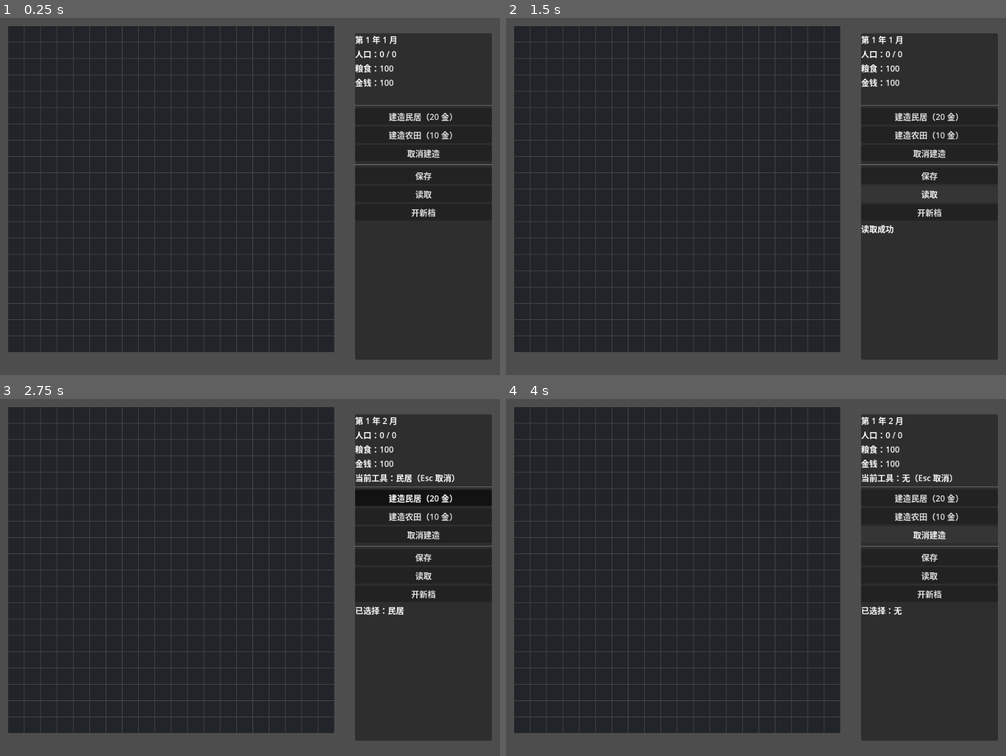
Above: before the commit, frames 1-4 (two rows, left to right).
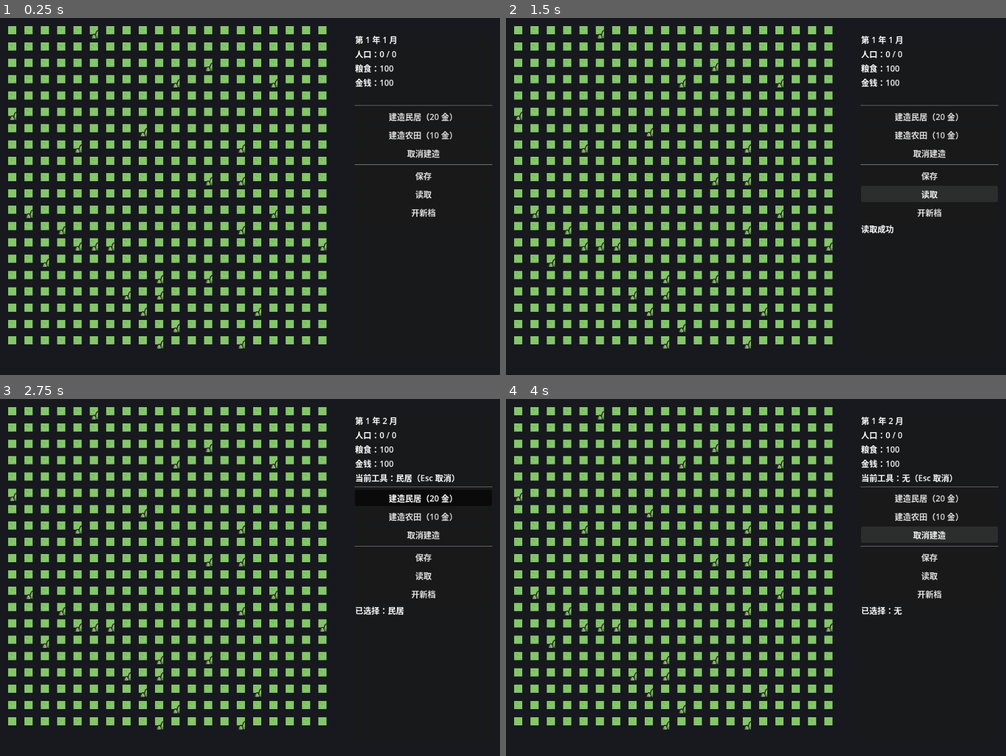
Above: after the commit, the same moments.

Repository: kreator666/tiny
Game: Godot game, scene res://scenes/main.tscn
Two runs of this game, one before a commit and one after it. Both use one fixed random seed, a clock stepped at 60 frames per second and the inputs below.
Inputs:
- Up to frame 1 (0.25 s): no input
- Up to frame 2 (1.5 s): click "保存" at 0.5 s; click "读取" at 1.25 s
- Up to frame 3 (2.75 s): click "建造民居（20 金）" at 2 s
- Up to frame 4 (4 s): click "建造农田（10 金）" at 2.75 s; click "取消建造" at 3.5 s

The runs differ from the first frame. In frame 1, 36% of the frame differs, in the area x 0-100%, y 0-100%; in frame 2, 36%; in frame 3, 36%; in frame 4, 36%.

Commit message:
视觉升级：Kenney 贴图替换色块
- 引入 Kenney Tiny Town / Tiny Farm 素材（CC0，见 assets/KENNEY_LICENSE.txt）
- 草地地形底图（两种变体随机）+ 树木装饰（占格不可建造）
- 民居/农田改为 2x2 像素贴图拼块
- 悬停显示半透明建筑预览影子 + 可建造性着色
- 树木随存档保存

Diff:
--- a/data/buildings.json
+++ b/data/buildings.json
@@ -3,14 +3,16 @@
 		"name": "民居",
 		"cost_gold": 20,
 		"pop_capacity": 8,
-		"color": "#8b5a2b",
+		"sheet": "town",
+		"quad": [48, 49, 60, 61],
 		"desc": "提供人口上限"
 	},
 	"farm": {
 		"name": "农田",
 		"cost_gold": 10,
 		"grain_per_month": 4,
-		"color": "#3d8b37",
+		"sheet": "farm",
+		"quad": [28, 29, 40, 41],
 		"desc": "每月产出粮食"
 	}
 }
--- a/scripts/main.gd
+++ b/scripts/main.gd
@@ -1,6 +1,7 @@
 extends Node2D
 ## 游戏主逻辑：网格地图、建筑放置、月份推演、HUD。
 ## 时间流速：每 2 秒 = 1 个月。
+## 视觉：Kenney Tiny Town / Tiny Farm（CC0 协议，见 assets/KENNEY_LICENSE.txt）
 
 const GRID_W := 20
 const GRID_H := 20
@@ -8,10 +9,22 @@
 const MAP_ORIGIN := Vector2(16, 16)
 const MONTH_SECONDS := 2.0
 
+# 素材表参数：16px  tiles，每行 12 个
+const SHEET_COLS := 12
+const SRC := 16
+
+const TOWN_SHEET: Texture2D = preload("res://assets/tiles/town_packed.png")
+const FARM_SHEET: Texture2D = preload("res://assets/tiles/farm_packed.png")
+
+const GRASS_TILES := [0, 1]  # 草地块（town 表 row0 col0-1）
+const TREE_TILE := 6  # 小松树（town 表 row0 col6）
+
 # ---------- 状态 ----------
 
 var building_defs: Dictionary = {}
 var buildings: Dictionary = {}  # Vector2i 坐标 -> 建筑类型(String)
+var grass: Dictionary = {}  # Vector2i 坐标 -> 草地块变体索引
+var trees: Dictionary = {}  # Vector2i 坐标 -> true
 
 var population := 0
 var pop_capacity := 0  # 由民居数量决定，每次变化时重算
@@ -38,6 +51,7 @@
 
 func _ready() -> void:
 	_load_building_defs()
+	_generate_terrain()
 	_build_hud()
 	_refresh_capacity()
 	_update_hud()
@@ -49,6 +63,18 @@
 	var parsed: Variant = JSON.parse_string(file.get_as_text())
 	assert(typeof(parsed) == TYPE_DICTIONARY, "buildings.json 格式错误")
 	building_defs = parsed
+
+
+func _generate_terrain() -> void:
+	# 固定种子，保证每次新档地形一致（可换成 randi 每次随机）
+	var rng := RandomNumberGenerator.new()
+	rng.seed = 20240101
+	for x in GRID_W:
+		for y in GRID_H:
+			var cell := Vector2i(x, y)
+			grass[cell] = GRASS_TILES[rng.randi_range(0, GRASS_TILES.size() - 1)]
+			if rng.randf() < 0.05:
+				trees[cell] = true
 
 
 # ---------- 输入 ----------
@@ -71,8 +97,14 @@
 func _try_place(cell: Vector2i) -> void:
 	if selected_tool.is_empty():
 		return
-	if not _in_bounds(cell) or buildings.has(cell):
+	if not _in_bounds(cell):
 		_show_message("这里不能建造")
+		return
+	if trees.has(cell):
+		_show_message("这里有树木，暂不可建造")
+		return
+	if buildings.has(cell):
+		_show_message("这里已有建筑")
 		return
 	var def: Dictionary = building_defs[selected_tool]
 	if gold < int(def["cost_gold"]):
@@ -147,6 +179,9 @@
 	var list := []
 	for cell: Vector2i in buildings:
 		list.append({"x": cell.x, "y": cell.y, "type": buildings[cell]})
+	var tree_list := []
+	for cell: Vector2i in trees:
+		tree_list.append({"x": cell.x, "y": cell.y})
 	var state := {
 		"population": population,
 		"grain": grain,
@@ -154,6 +189,7 @@
 		"year": year,
 		"month": month,
 		"buildings": list,
+		"trees": tree_list,
 	}
 	var err := SaveManager.save_game(state)
 	_show_message("保存成功" if err == OK else "保存失败")
@@ -170,8 +206,11 @@
 	year = int(state["year"])
 	month = int(state["month"])
 	buildings.clear()
+	trees.clear()
 	for entry: Dictionary in state["buildings"]:
 		buildings[Vector2i(int(entry["x"]), int(entry["y"]))] = String(entry["type"])
+	for entry: Dictionary in state.get("trees", []):
+		trees[Vector2i(int(entry["x"]), int(entry["y"]))] = true
 	_refresh_capacity()
 	_update_hud()
 	queue_redraw()
@@ -195,6 +234,7 @@
 
 func _build_hud() -> void:
 	var layer := CanvasLayer.new()
+	layer.name = "CanvasLayer"
 	add_child(layer)
 
 	var panel := PanelContainer.new()
@@ -284,24 +324,43 @@
 
 # ---------- 绘制 ----------
 
+func _sheet_texture(sheet: String) -> Texture2D:
+	return TOWN_SHEET if sheet == "town" else FARM_SHEET
+
+
+func _draw_sheet_tile(tex: Texture2D, idx: int, dest: Vector2, alpha: float = 1.0) -> void:
+	var src := Rect2((idx % SHEET_COLS) * SRC, (idx / SHEET_COLS) * SRC, SRC, SRC)
+	draw_texture_rect_region(tex, Rect2(dest, Vector2(SRC, SRC)), src, Color(1, 1, 1, alpha))
+
+
+func _draw_building(type: String, origin: Vector2, alpha: float = 1.0) -> void:
+	var def: Dictionary = building_defs[type]
+	var tex := _sheet_texture(def["sheet"])
+	var quad: Array = def["quad"]
+	for i in 4:
+		_draw_sheet_tile(tex, int(quad[i]), origin + Vector2(i % 2, i / 2) * SRC, alpha)
+
+
 func _draw() -> void:
-	# 地图底色与网格线
-	draw_rect(Rect2(MAP_ORIGIN, Vector2(GRID_W, GRID_H) * CELL), Color(0.13, 0.14, 0.16))
-	for x in GRID_W + 1:
-		var px := MAP_ORIGIN.x + x * CELL
-		draw_line(Vector2(px, MAP_ORIGIN.y), Vector2(px, MAP_ORIGIN.y + GRID_H * CELL), Color(0.3, 0.3, 0.3))
-	for y in GRID_H + 1:
-		var py := MAP_ORIGIN.y + y * CELL
-		draw_line(Vector2(MAP_ORIGIN.x, py), Vector2(MAP_ORIGIN.x + GRID_W * CELL, py), Color(0.3, 0.3, 0.3))
+	# 地图外底色
+	draw_rect(Rect2(Vector2.ZERO, Vector2(980, 700)), Color(0.09, 0.10, 0.12))
+
+	# 草地地形
+	for cell: Vector2i in grass:
+		_draw_sheet_tile(TOWN_SHEET, grass[cell], MAP_ORIGIN + Vector2(cell) * CELL)
+
+	# 树木装饰
+	for cell: Vector2i in trees:
+		_draw_sheet_tile(TOWN_SHEET, TREE_TILE, MAP_ORIGIN + Vector2(cell) * CELL + Vector2(0, 8))
 
 	# 建筑
 	for cell: Vector2i in buildings:
-		var def: Dictionary = building_defs[buildings[cell]]
-		var rect := Rect2(MAP_ORIGIN + Vector2(cell) * CELL + Vector2(2, 2), Vector2(CELL - 4, CELL - 4))
-		draw_rect(rect, Color(def["color"]))
-
-	# 悬停高亮
+		_draw_building(buildings[cell], MAP_ORIGIN + Vector2(cell) * CELL)
+
+	# 悬停预览：半透明影子 + 可建造性着色
 	if _in_bounds(hover_cell) and not selected_tool.is_empty():
-		var valid := not buildings.has(hover_cell)
-		var hover := Rect2(MAP_ORIGIN + Vector2(hover_cell) * CELL, Vector2(CELL, CELL))
-		draw_rect(hover, Color(0.4, 0.9, 0.4, 0.35) if valid else Color(0.9, 0.3, 0.3, 0.35), true)
+		var valid := not buildings.has(hover_cell) and not trees.has(hover_cell)
+		var origin := MAP_ORIGIN + Vector2(hover_cell) * CELL
+		_draw_building(selected_tool, origin, 0.6)
+		var tint := Color(0.4, 0.9, 0.4, 0.25) if valid else Color(0.9, 0.3, 0.3, 0.35)
+		draw_rect(Rect2(origin, Vector2(CELL, CELL)), tint, true)
Not shown, added: assets/KENNEY_LICENSE.txt
Binary file added: assets/tiles/farm_packed.png
Not shown, added: assets/tiles/farm_packed.png.import
Binary file added: assets/tiles/town_packed.png
Not shown, added: assets/tiles/town_packed.png.import
